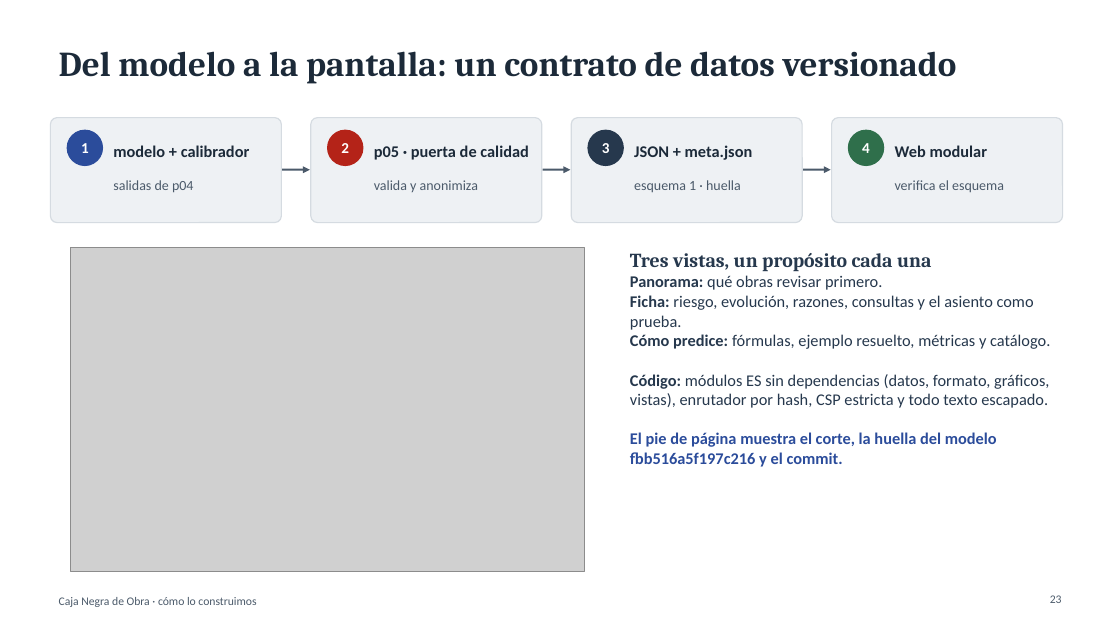
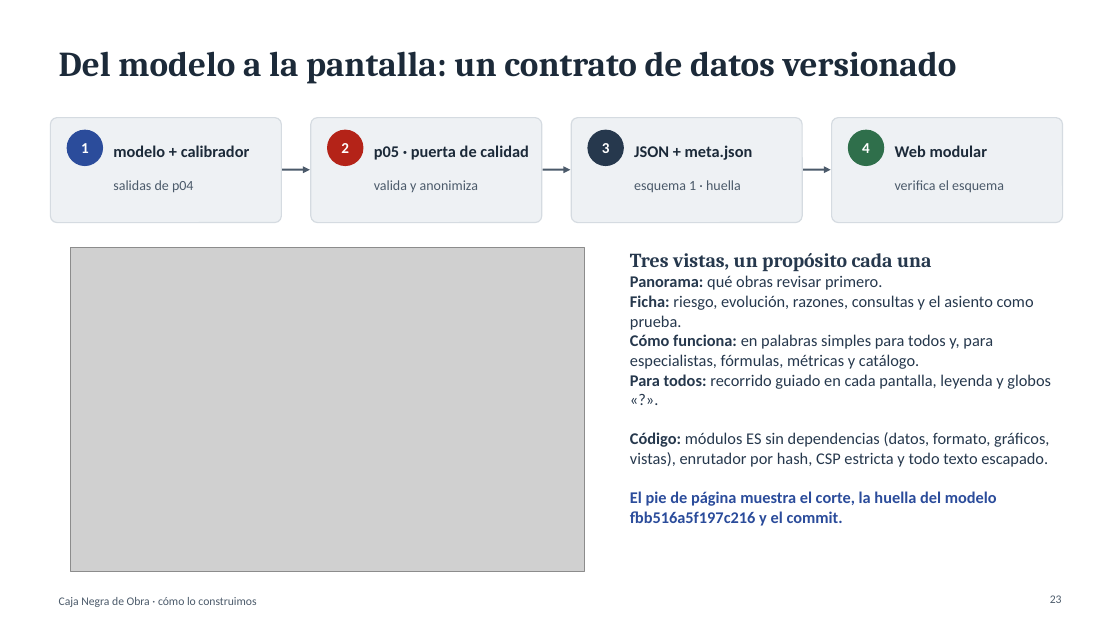
Before and after one commit to OwerLopez/caja-negra-obras, a slide deck: slide 23 of diapositivas/Caja_Negra_de_Obra.pptx. Drawn at 1120x630 pixels with LibreOffice and Linux fonts; fonts in the diff are those of the drawing; grey boxes stand for pictures. Boxes give left, top, right and bottom in pixels: in the first picture for what was removed or moved away, otherwise in the second. Text is boxed around its words. In the diff, an @@ line names an element or a change of style, - is before the commit and + after.

Commit message:
feat(web): make every screen understandable for citizens and experts
- 'Cómo funciona' (was 'Cómo predice') opens with a plain-language part:
  four steps, how to read a probability, how reliable it is and what it
  does not do; the technical detail follows under 'Para especialistas'
- guided tour on every screen and inside every tab of the obra page
  (switches tabs and opens a query to show its logbook entry), with a
  first-visit invitation per screen
- legend dialog with every color and symbol; '?' definitions on table headers
- obra key indicators list only real values and one line for missing data
- refreshed screenshots, informe and both decks; script for the
  'cómo lo construimos' deck built by the same config-driven generator

```diff
--- a/diapositivas/Caja_Negra_de_Obra.pptx
+++ b/diapositivas/Caja_Negra_de_Obra.pptx
@@ text at [630,334,1051,389]: text changed @@
-Cómo predice: fórmulas, ejemplo resuelto, métricas y catálogo.
+Cómo funciona: en palabras simples para todos y, para especialistas, fórmulas, métricas y catálogo.
+Para todos: recorrido guiado en cada pantalla, leyenda y globos «?».
```
Also in this commit, not shown: 1 other slide changed, 41 other files.
